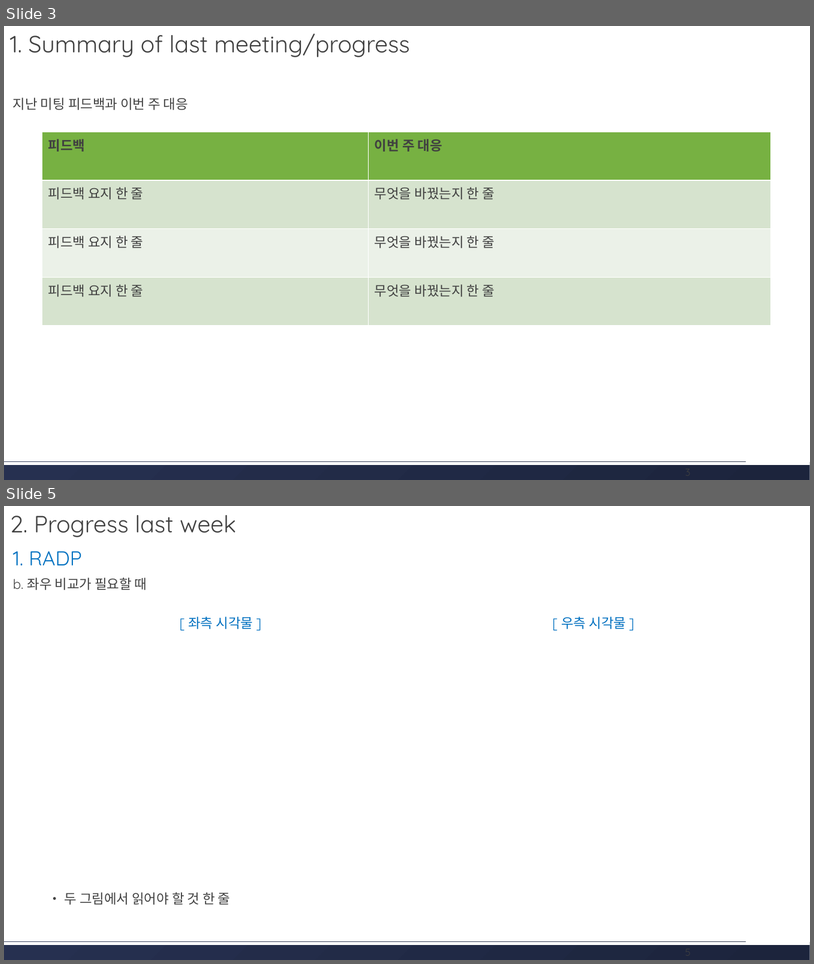
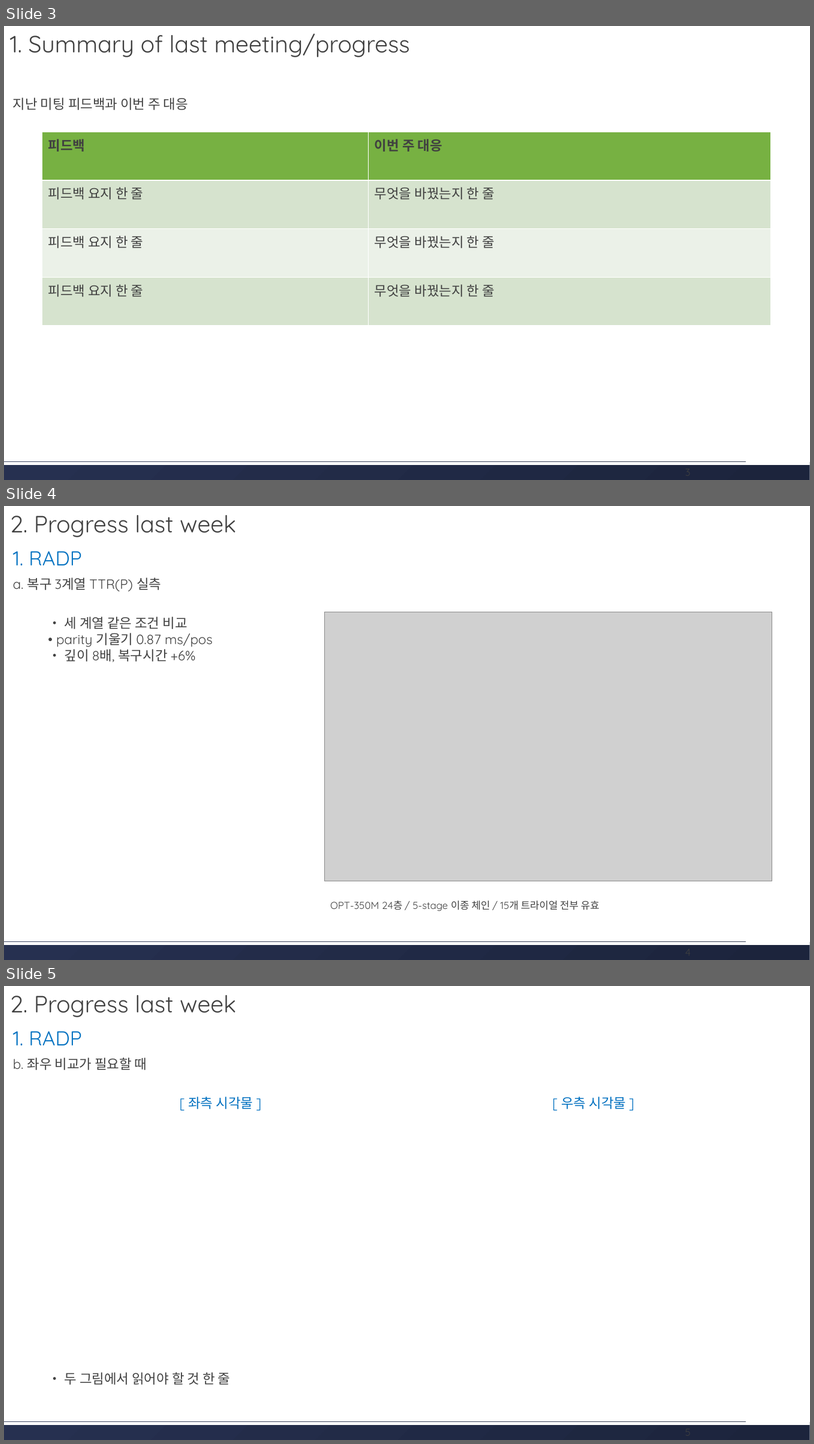
Before and after one commit to hjkim24/RADP, a slide deck: ppt/template/radp-progress-template.pptx. Shown one above the other, each under a label of ours: slides 3 and 5 before the commit, slides 3, 4 and 5 after it; the slides between them are not shown. The pictures are 814x964 and 814x1444 pixels, drawn with LibreOffice and Linux fonts; fonts in the diff are those of the drawing; grey boxes stand for pictures. Boxes give left, top, right and bottom in pixels: in the first picture for what was removed or moved away, otherwise in the second. Text is boxed around its words. In the diff, an @@ line names an element or a change of style, - is before the commit and + after.

```diff
--- a/ppt/template/radp-progress-template.pptx
+++ b/ppt/template/radp-progress-template.pptx
@@ slide 4 added at (4,506,810,960), background #FFFFFF; not listed: 2 template elements that a slide beside it also shows @@
@@ text added at (10,515,236,537), 28 pt, text #404040 @@
+2. Progress last week
@@ text added at (13,551,81,565), 24 pt, text #0070C0 @@
+1. RADP
@@ text added at (13,577,161,591), 16 pt, text #404040 @@
+a. 복구 3계열 TTR(P) 실측
@@ picture added at (324,612,772,881) @@
@@ text added at (56,616,213,662), 16 pt, text #404040 @@
+• 세 계열 같은 조건 비교
+• parity 기울기 0.87 ms/pos
+• 깊이 8배, 복구시간 +6%
@@ text added at (330,900,600,911), 12 pt, text #404040 @@
+OPT-350M 24층 / 5-stage 이종 체인 / 15개 트라이얼 전부 유효
@@ text added at (686,944,691,959), 12 pt, text #404040 @@
+4
```
Also in this commit, not shown: 1 slide removed.
